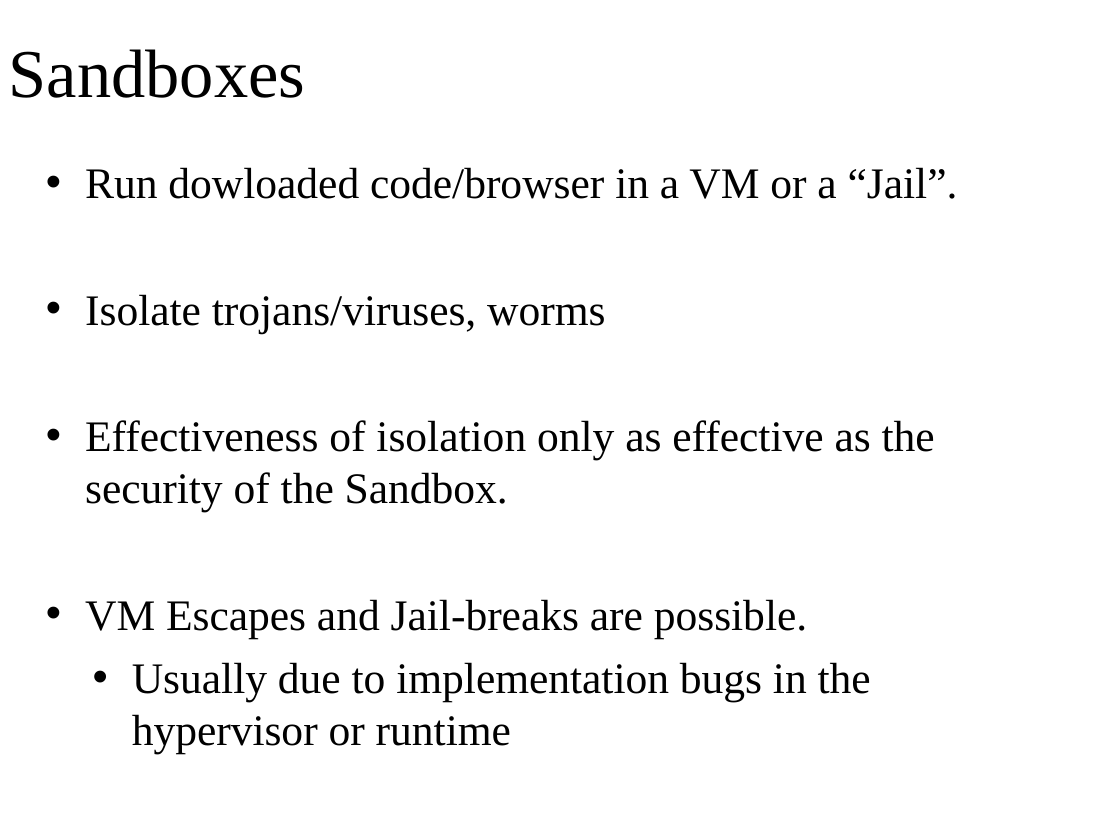
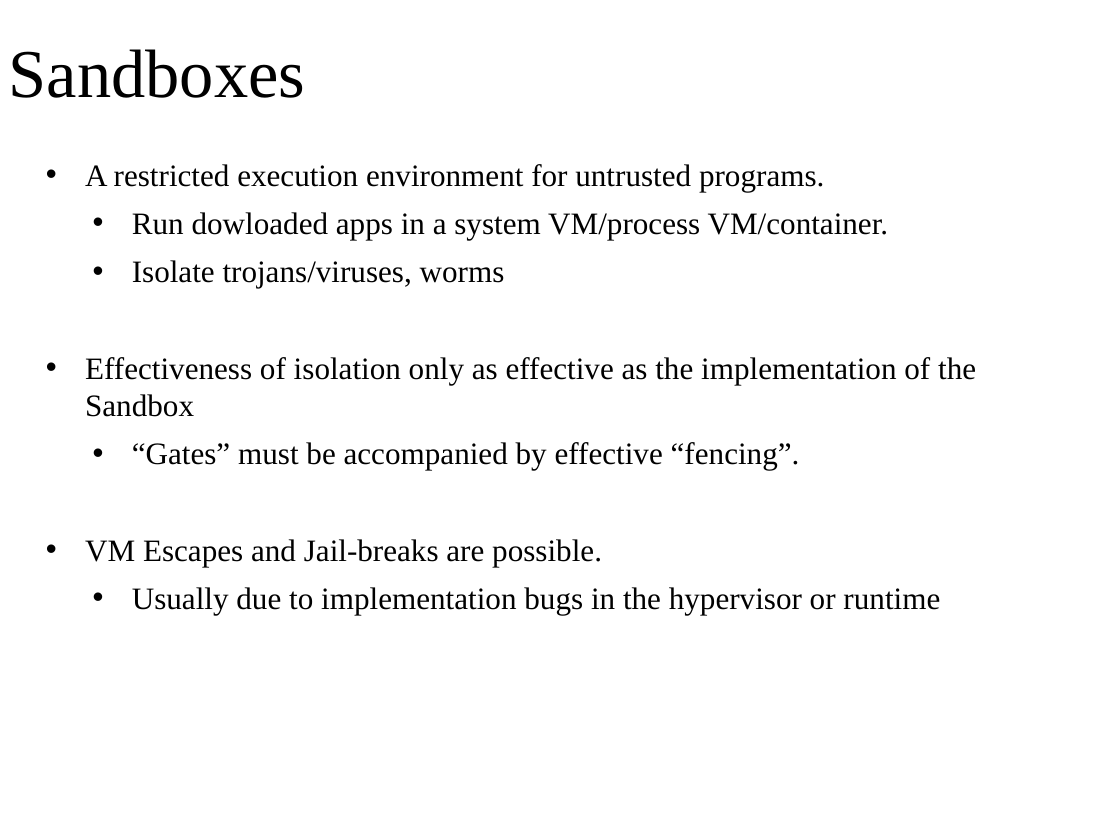
Before and after one commit to oscourse/oscourse.github.io, a slide deck: slide 13 of slides/security.pptx (slide 16 before the commit). Drawn at 1120x840 pixels with LibreOffice and Linux fonts; fonts in the diff are those of the drawing. Boxes give left, top, right and bottom in pixels: in the first picture for what was removed or moved away, otherwise in the second. Text is boxed around its words. In the diff, an @@ line names an element or a change of style, - is before the commit and + after.

```diff
--- a/slides/security.pptx
+++ b/slides/security.pptx
@@ text at (85, 164, 889, 240): text changed; size 28 to 20 pt @@
-• Run dowloaded code/browser in a VM or a “Jail”.
+• A restricted execution environment for untrusted programs.
+  • Run dowloaded apps in a system VM/process VM/container.
@@ text at (85, 260, 940, 615): size 28 to 20 pt in "Isolate trojans/viruses, worms", "VM Escapes and Jail-breaks are possible.", "Usually due to implementation bugs in the ..."; list level 1 to 2 in "Isolate trojans/viruses, worms" @@
@@ text at (85, 357, 976, 470): text changed; size 28 to 20 pt @@
-• Effectiveness of isolation only as effective as the security of the Sandbox.
+• Effectiveness of isolation only as effective as the implementation of the Sandbox
+  • “Gates” must be accompanied by effective “fencing”.
```
Also in this commit, not shown: 6 other slides changed, 3 slides removed, 2 other files.
